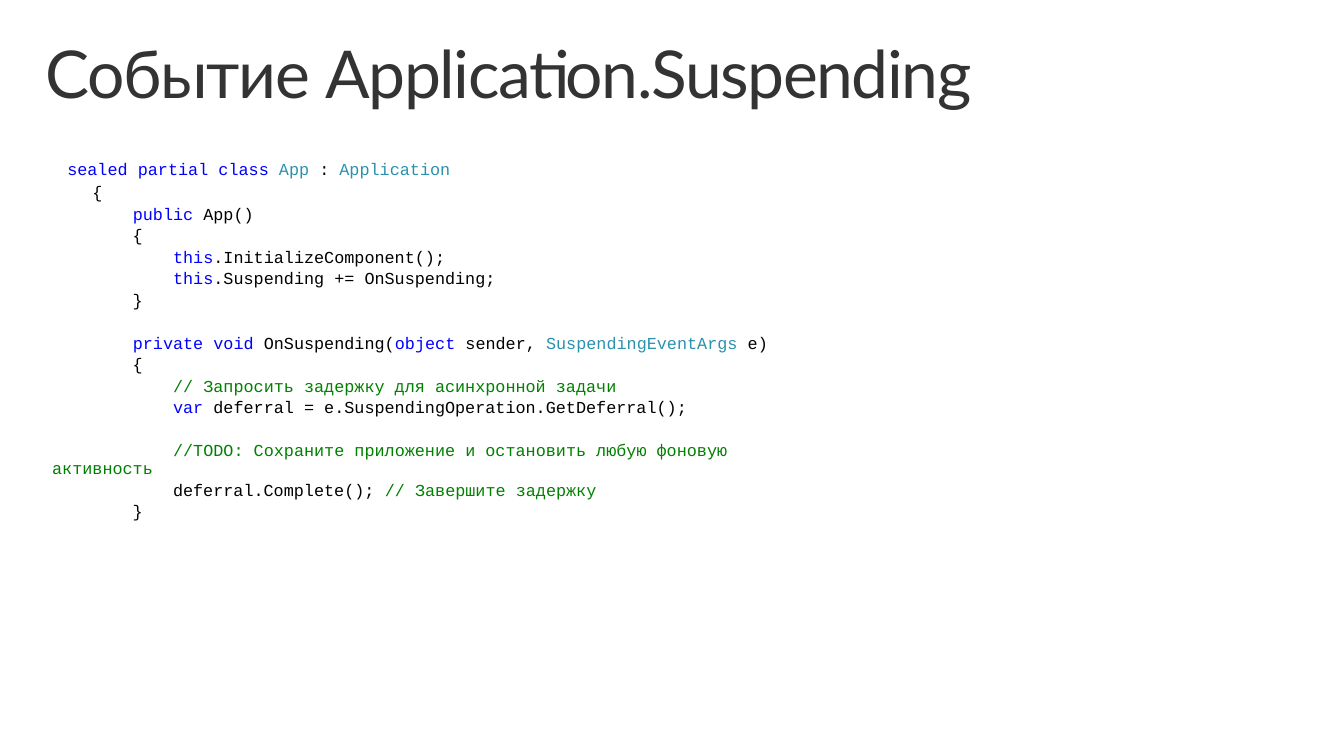
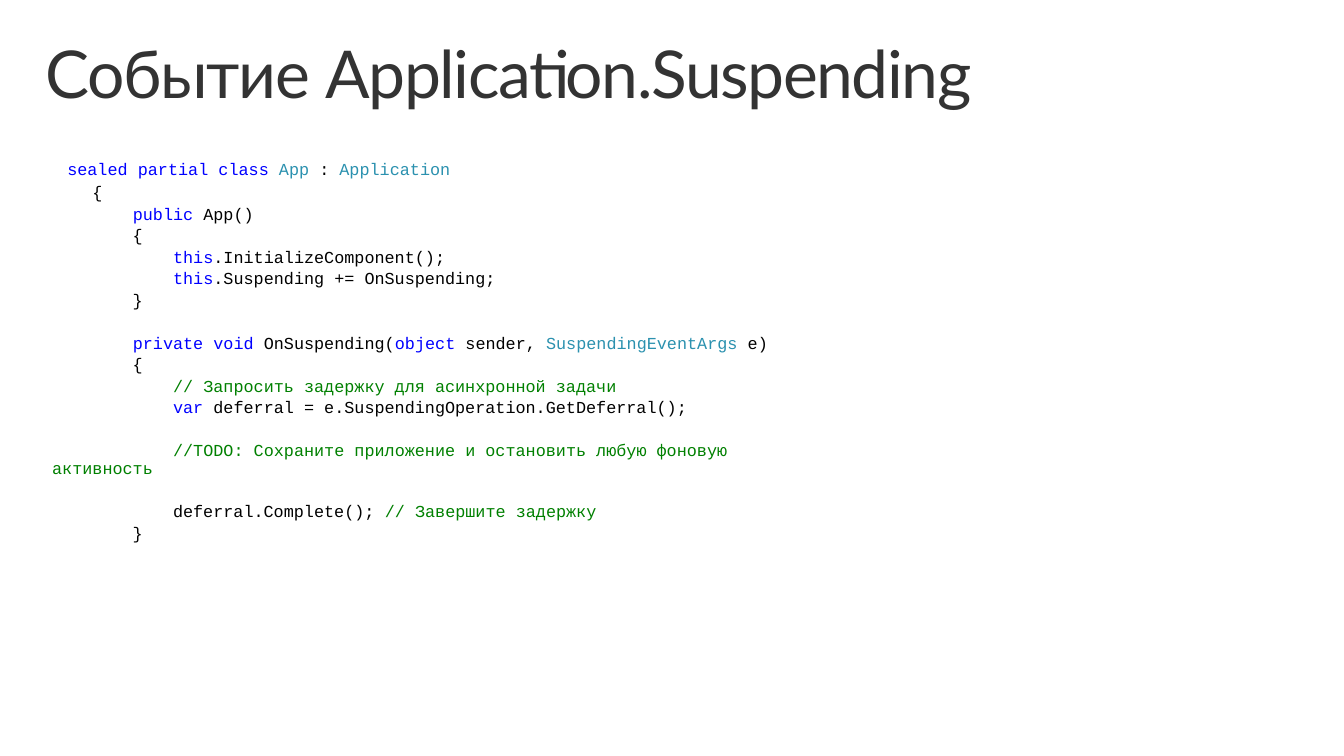
Before and after one commit to evangelism/Win10UWPCourse, a slide deck: slide 10 of 05. Application Lifecycle/5 - Application Lifecycle (RUS).pptx. Drawn at 1344x756 pixels with LibreOffice and Linux fonts; fonts in the diff are those of the drawing; background and template pictures are left out. Boxes give left, top, right and bottom in pixels: in the first picture for what was removed or moved away, otherwise in the second. Text is boxed around its words. In the diff, an @@ line names an element or a change of style, - is before the commit and + after.

```diff
--- a/05. Application Lifecycle/5 - Application Lifecycle (RUS).pptx
+++ b/05. Application Lifecycle/5 - Application Lifecycle (RUS).pptx
@@ text "sealed partial class App : ..." rewrapped from (67,163,768,500) to (67,163,768,521) @@
```
Also in this commit, not shown: 2 other slides changed, 43 other files.
